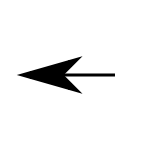
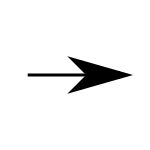
Before/after of a w=150, h=150 layered artwork. What changed in the layer stack:
pixels changed over <box>16,56,133,94</box> (layer not identified)
